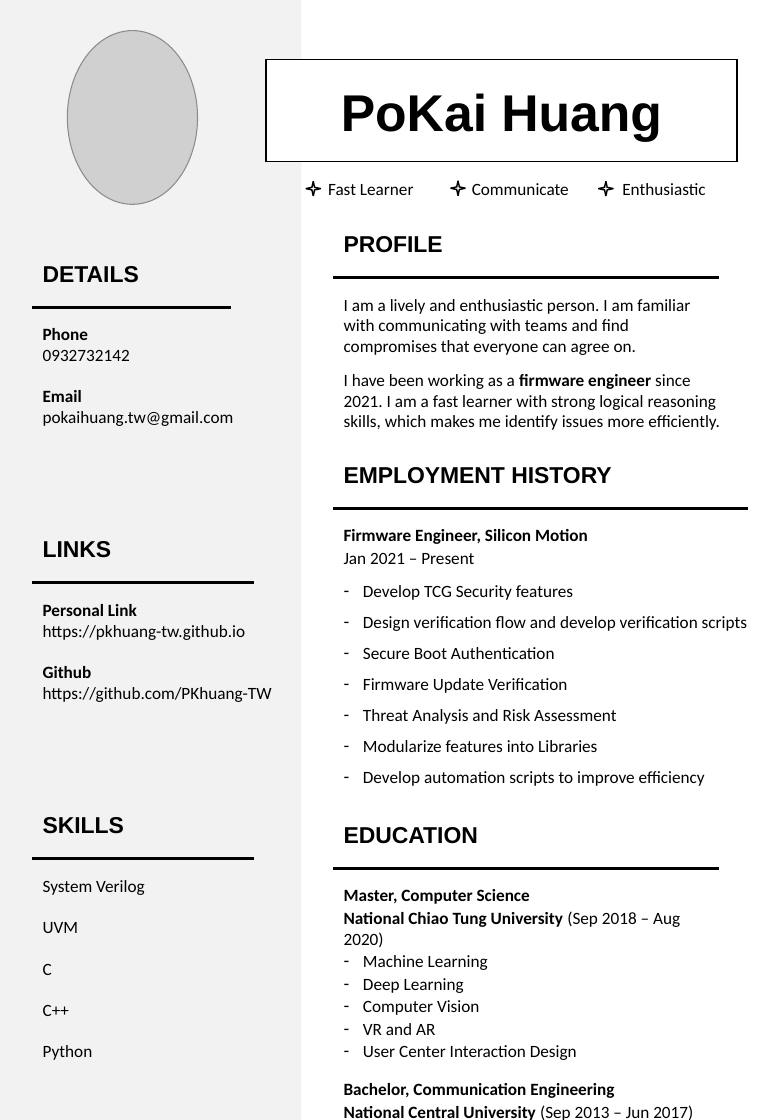
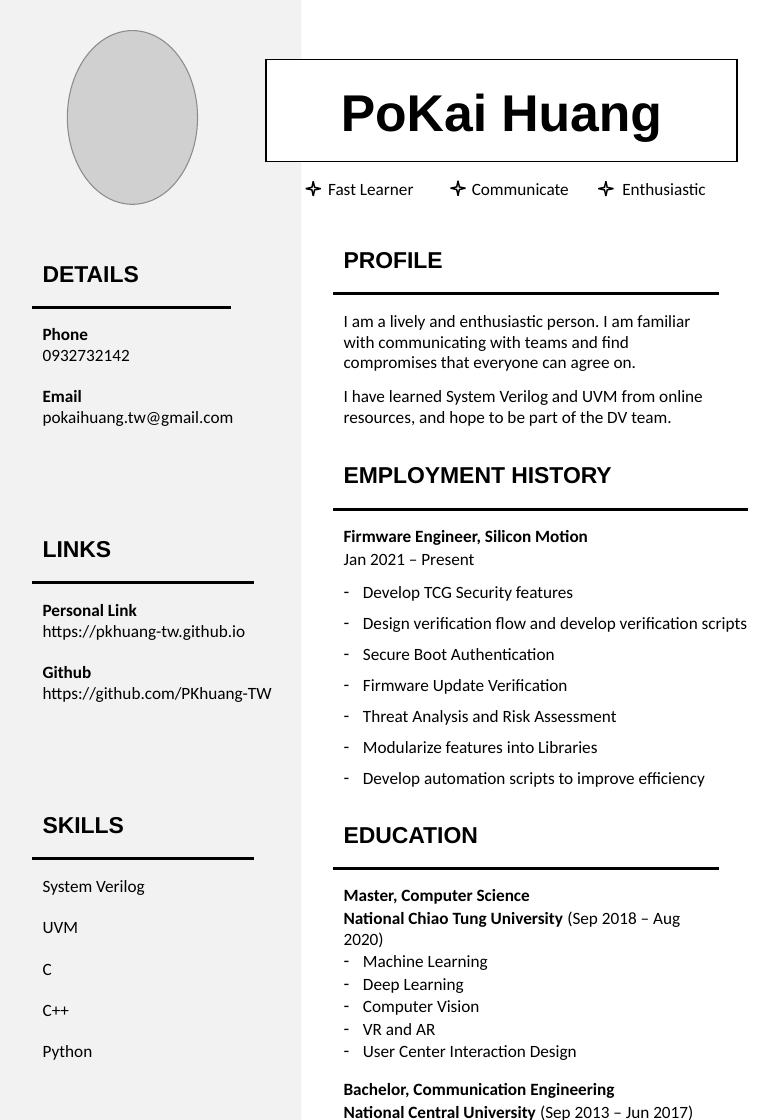
Before and after one commit to PKhuang-TW/PKhuang-TW.github.io, a slide deck: slide 1 of attaches/PKHuang_Resume.pptx. Drawn at 775x1120 pixels with LibreOffice and Linux fonts; fonts in the diff are those of the drawing; grey boxes stand for pictures. Boxes give left, top, right and bottom in pixels: in the first picture for what was removed or moved away, otherwise in the second. Text is boxed around its words. In the diff, an @@ line names an element or a change of style, - is before the commit and + after.

```diff
--- a/attaches/PKHuang_Resume.pptx
+++ b/attaches/PKHuang_Resume.pptx
@@ text "PROFILE": place and size @@
-text "PROFILE" at (344,236,443,253)
+text "PROFILE" at (344,252,443,269)
@@ line moved from (334, 278) - (718, 278) to (334, 293) - (718, 293) @@
@@ text "I am a lively and ...": place and size @@
-text "I am a lively and ..." at (344,299,720,430)
+text "I am a lively and ..." at (344,315,703,426)
@@ text at (344,390,703,426): text changed @@
-I have been working as a firmware engineer since 2021. I am a fast learner with strong logical reasoning skills, which makes me identify issues more efficiently.
+I have learned System Verilog and UVM from online resources, and hope to be part of the DV team.
```
Also in this commit, not shown: 2 other files.
